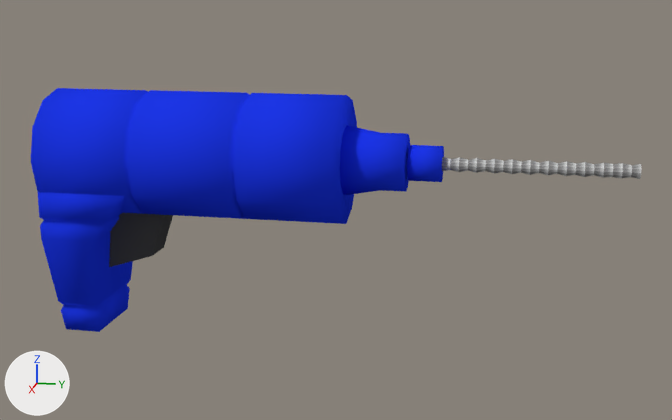
Before and after pictures for a commit that changed the Blender file working/subahu/Drill/Drill.blend.
Both versions are drawn from a 50 mm camera at (2.182, 1.041, 0.882) aimed at (-0.006, 0.603, 0.335). Lighting does not change. The marker at lower left points along +X, +Y and +Z.

Objects in the first picture: 'Drill', 'DrillBit', 'OnOffTrigger'.
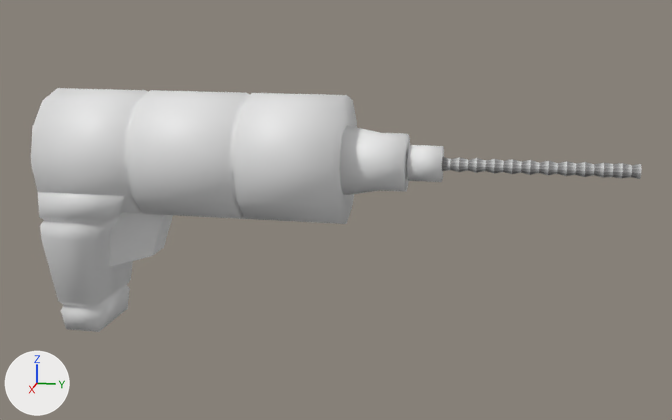
Commit message: drill ready for prfb

Where the change shows, as pixel boxes (x1, y1, x2, y2) in the pictures (672 x 420 px):
'Drill', recoloured (blue to white)
    both: (31, 88, 444, 332)
'OnOffTrigger', recoloured (black to grey)
    both: (109, 213, 173, 267)

Diff of the bpy script that builds the scene:
```diff
--- a/working/subahu/Drill/Drill.blend.py
+++ b/working/subahu/Drill/Drill.blend.py
@@ me_cube @@
 me_cube.from_pydata(...)  # 192 vertices, 160 faces; spans x -0.158..0.158, y -0.115..0.861, z -0.218..0.394
-me_cube.materials.append(mat_bluetexture_001)  # blue #1d36e7
@@ me_cube_001 @@
 me_cube_001.from_pydata(...)  # 8 vertices, 6 faces; spans x -1.0..1.0, y -1.0..1.0, z -1.0..1.0
-me_cube_001.materials.append(mat_blacktexture)  # black #444444
```
